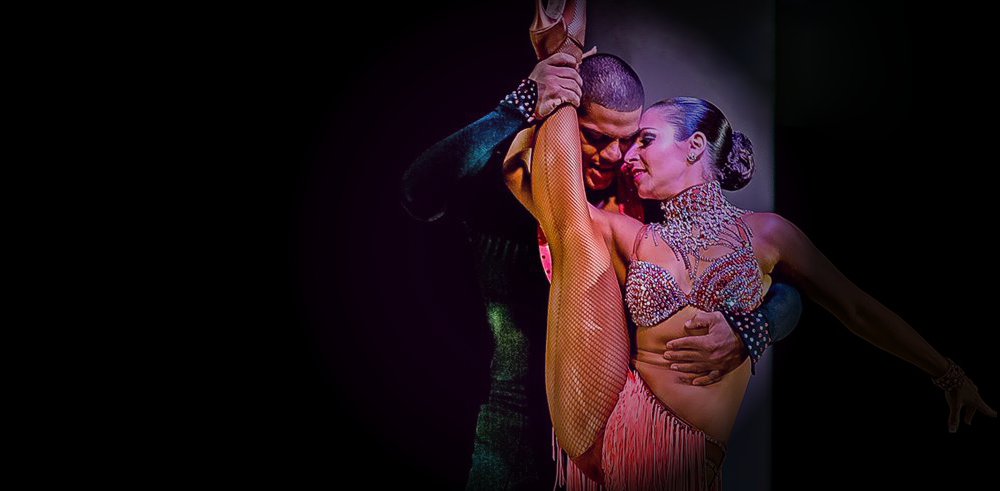
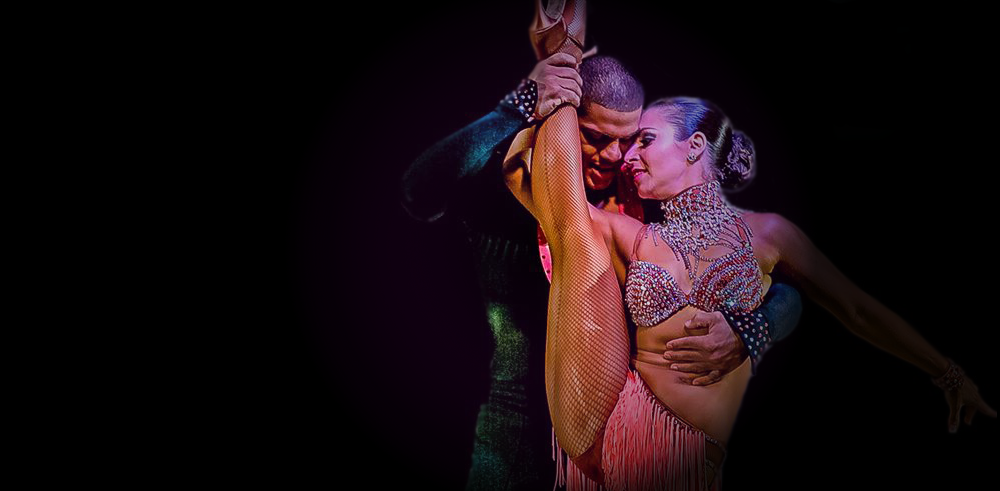
Layered file, before and after one edit (1000x491). Changes by layer:
painted on "Rectangle 1" over [401, 0, 997, 491]
painted on "Background" over [401, 0, 997, 491]
